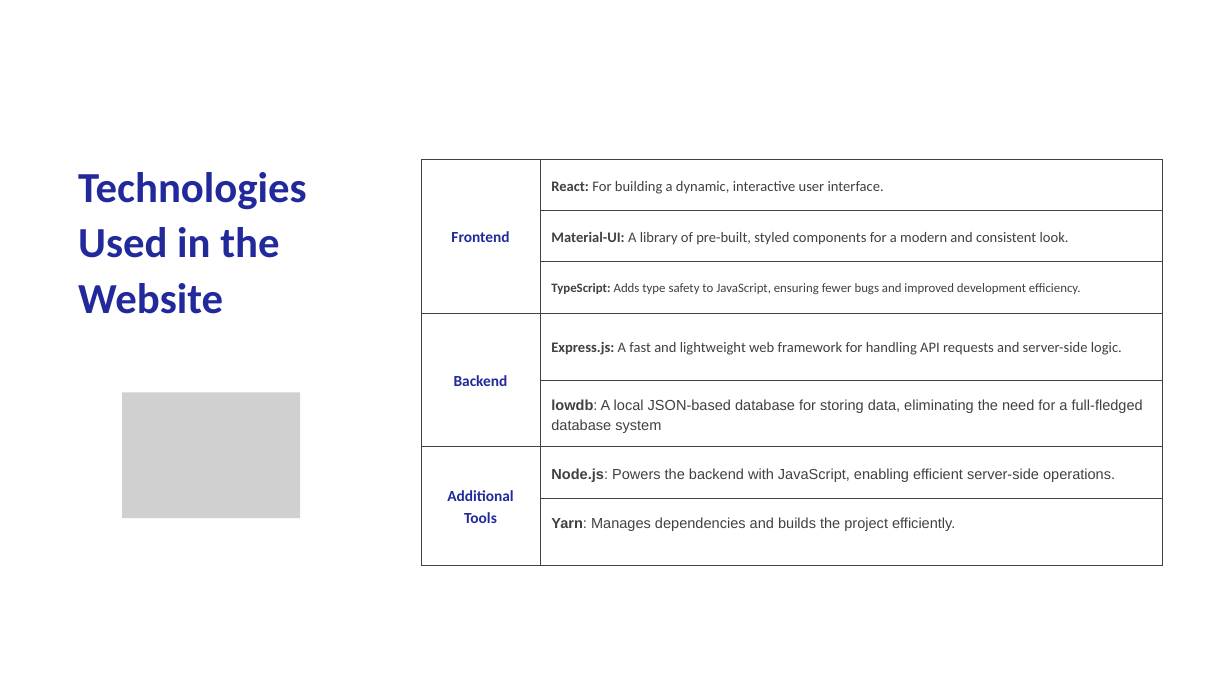
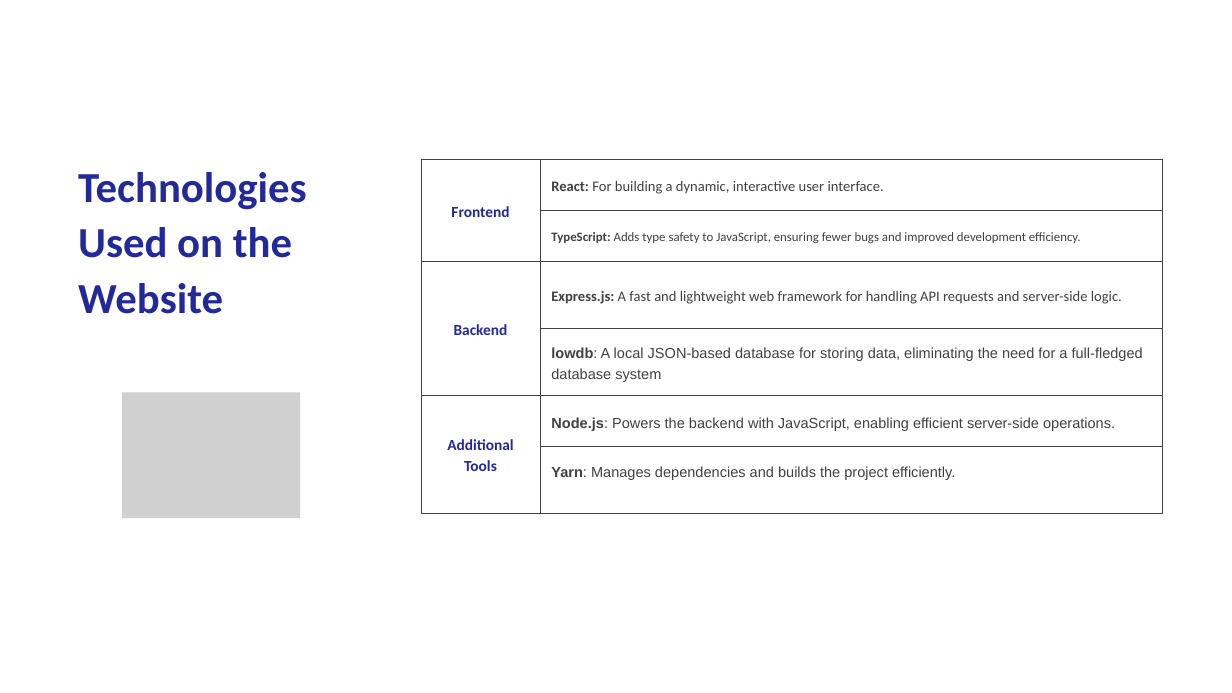
Before and after one commit to Abeer-Tlalka/QA_Automation_middle_project, a slide deck: slide 5 of QA Automation AbeerTlalka.pptx (slide 4 before the commit). Drawn at 1232x693 pixels with LibreOffice and Linux fonts; fonts in the diff are those of the drawing; grey boxes stand for pictures. Boxes give left, top, right and bottom in pixels: in the first picture for what was removed or moved away, otherwise in the second. Text is boxed around its words. In the diff, an @@ line names an element or a change of style, - is before the commit and + after.

```diff
--- a/QA Automation AbeerTlalka.pptx
+++ b/QA Automation AbeerTlalka.pptx
@@ text at box(78, 172, 306, 314): text changed @@
-Technologies Used in the Website
+Technologies Used on the Website
@@ table at box(421, 159, 1162, 513) @@
-row 2:  | Material-UI: A library of pre-built, styled components for a modern and consistent look.
```
Also in this commit, not shown: 6 other slides changed, 2 slides added.
